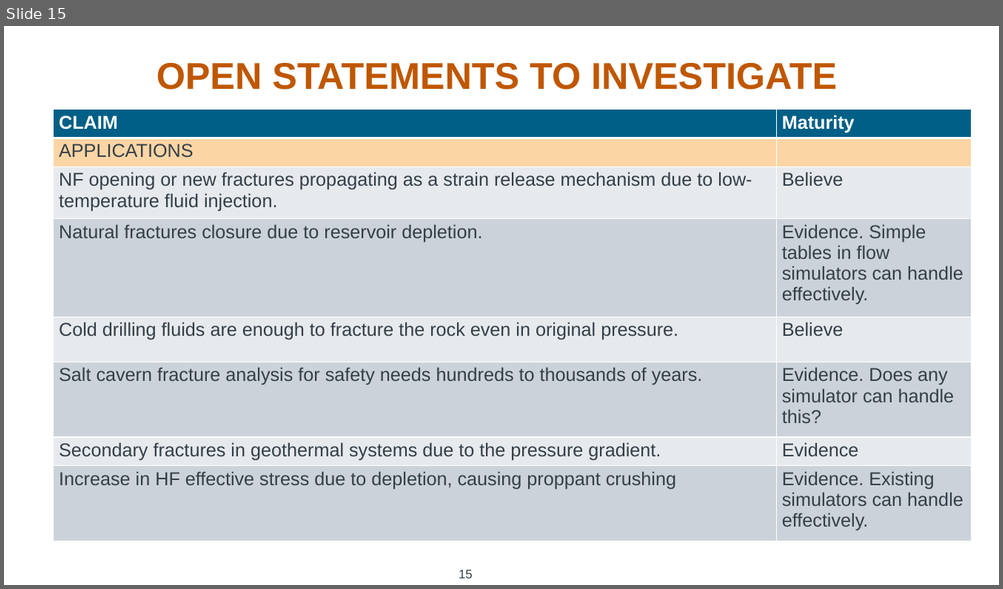
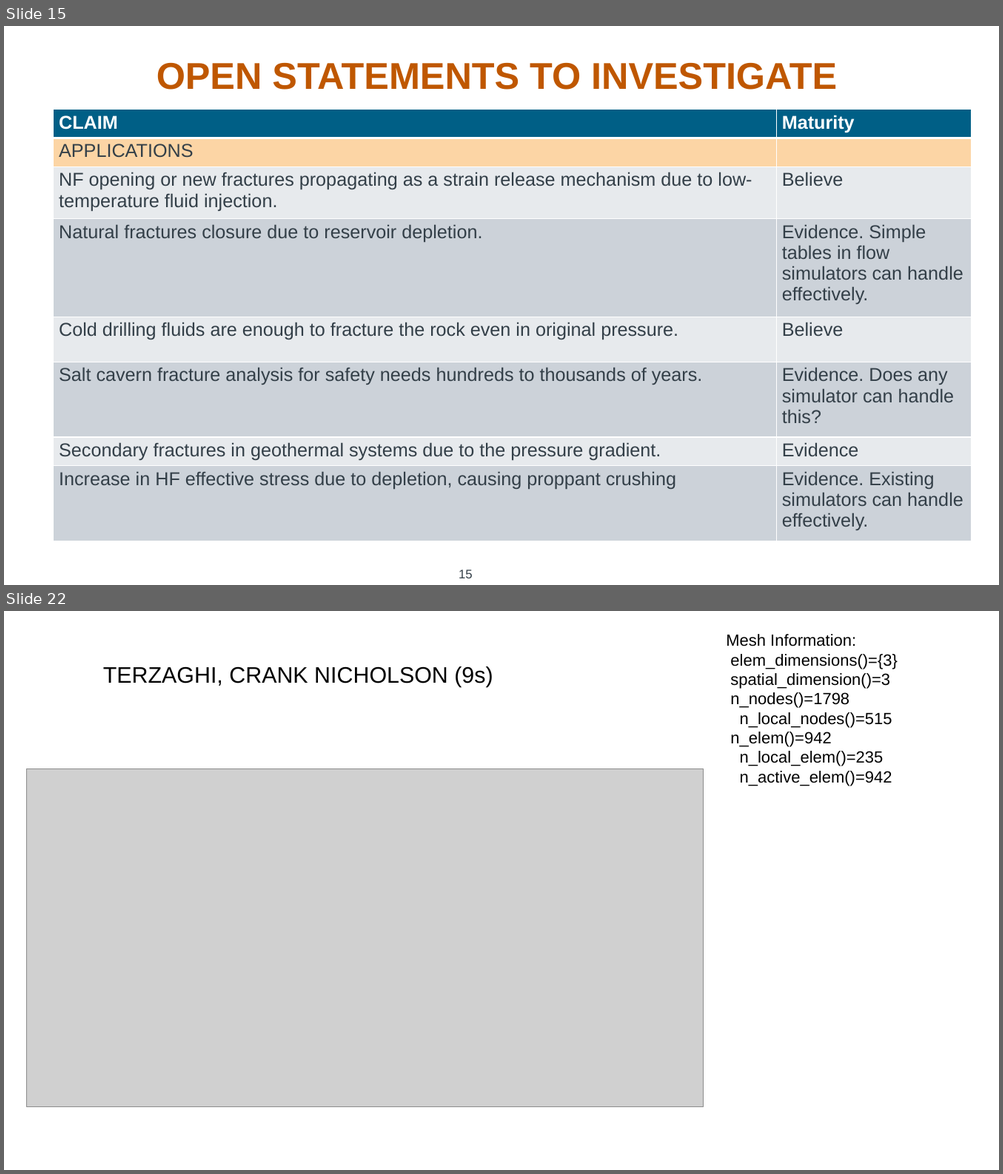
Before and after one commit to rebpoli/Doutorado, a slide deck: Research/Meeting/2024-05-03 - Lee Chin Visit/2024-05-07-Dynamic fracture - discussion with Lee Chin.pptx. Shown one above the other, each under a label of ours: slide 15 before the commit, slides 15 and 22 after it; the slides between them are not shown. The pictures are 1003x589 and 1003x1174 pixels, drawn with LibreOffice and Linux fonts; fonts in the diff are those of the drawing; grey boxes stand for pictures; background and template pictures are left out. Boxes give left, top, right and bottom in pixels: in the first picture for what was removed or moved away, otherwise in the second. Text is boxed around its words. In the diff, an @@ line names an element or a change of style, - is before the commit and + after.

```diff
--- a/Research/Meeting/2024-05-03 - Lee Chin Visit/2024-05-07-Dynamic fracture - discussion with Lee Chin.pptx
+++ b/Research/Meeting/2024-05-03 - Lee Chin Visit/2024-05-07-Dynamic fracture - discussion with Lee Chin.pptx
@@ slide 22 added at [4,611,999,1170], background #FFFFFF @@
@@ text added at [726,634,897,786], 15.7 pt, text #000000 @@
+Mesh Information:
+elem_dimensions()={3}
+spatial_dimension()=3
+n_nodes()=1798
+n_local_nodes()=515
+n_elem()=942
+n_local_elem()=235
+n_active_elem()=942
@@ text added at [103,667,492,687], 21.8 pt, text #000000 @@
+TERZAGHI, CRANK NICHOLSON (9s)
@@ picture added at [26,769,703,1108] @@
```
Also in this commit, not shown: 10 other slides added.
